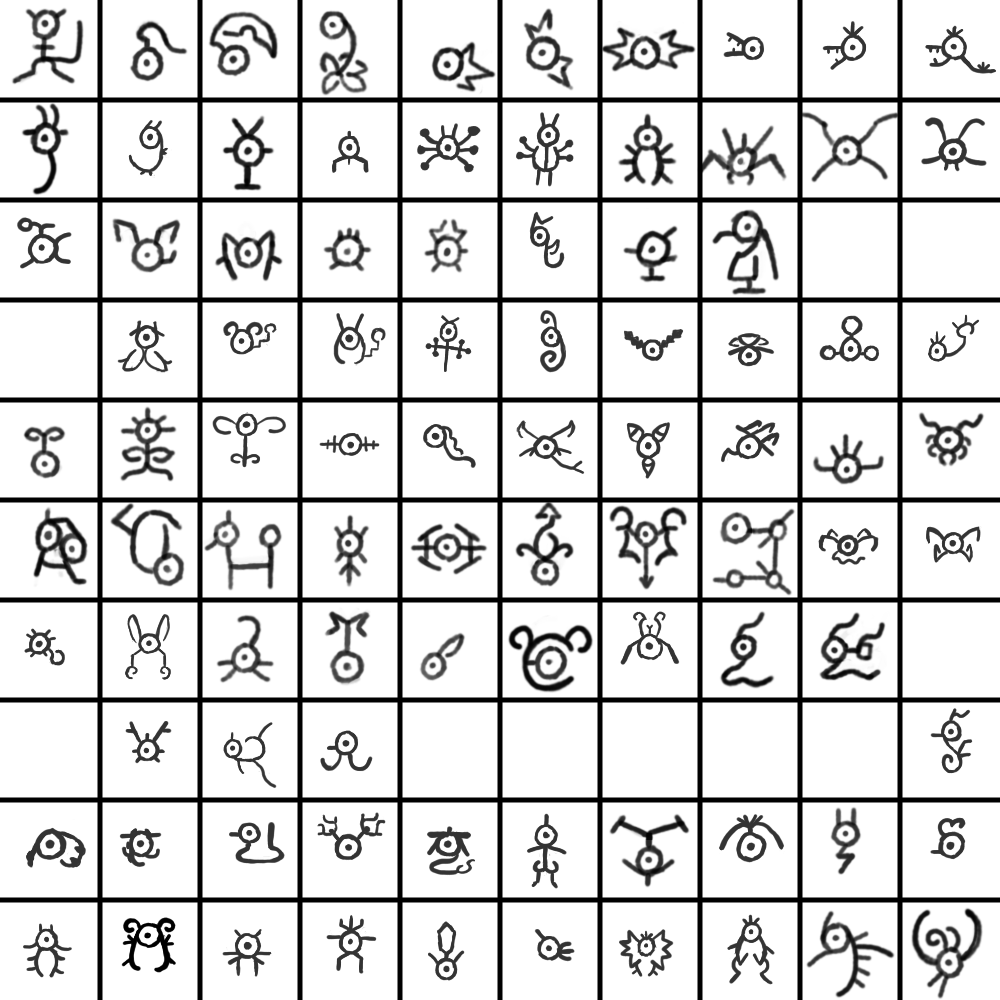
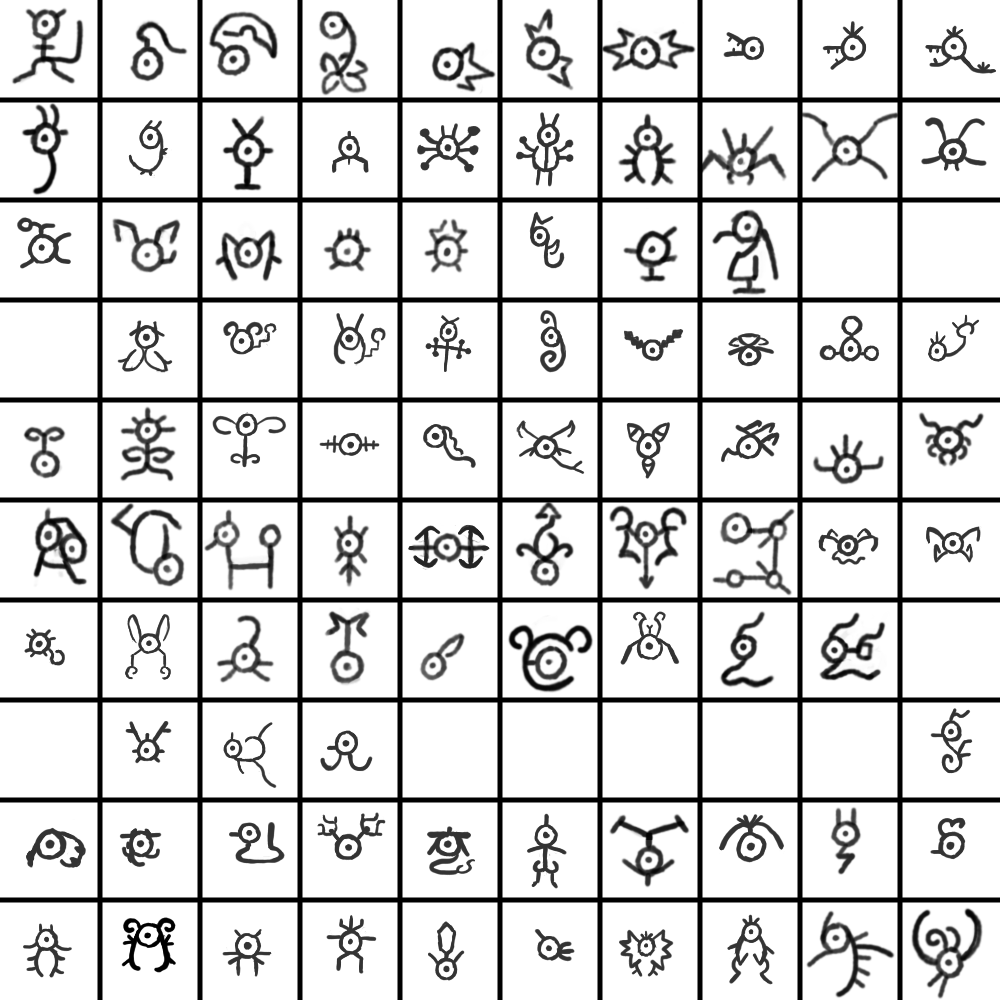
The second 1000 x 1000 image is a revision of the first. Changes to its layers:
painted on "Paint Layer 1" over <box>408,522,490,576</box>
